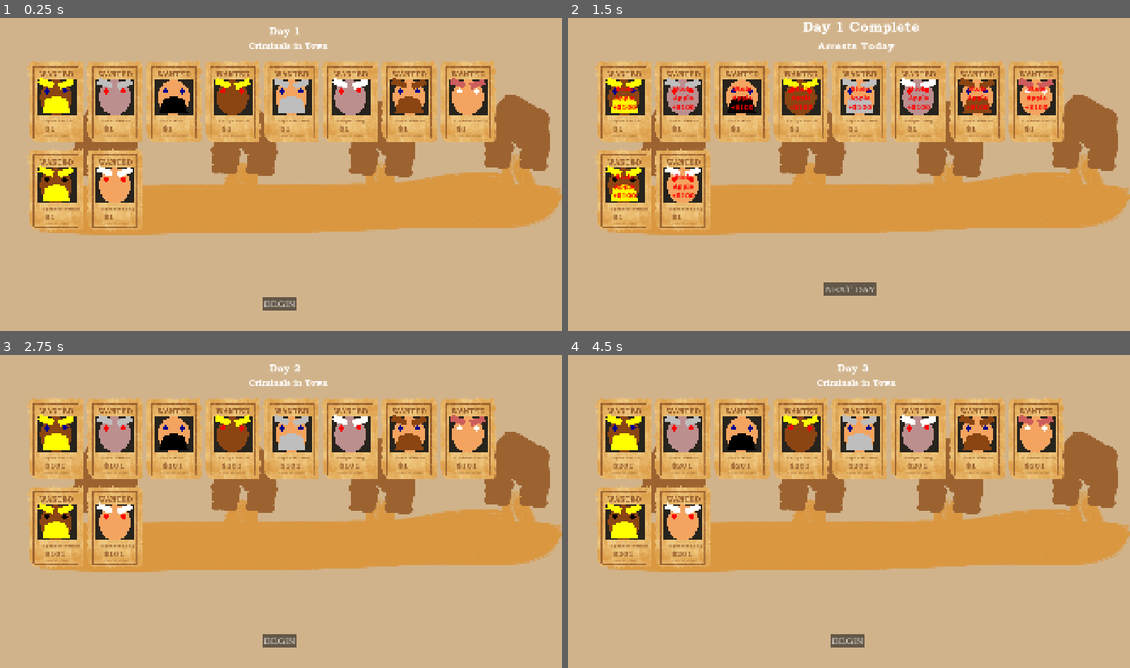
Above: before the commit, frames 1-4 (two rows, left to right).
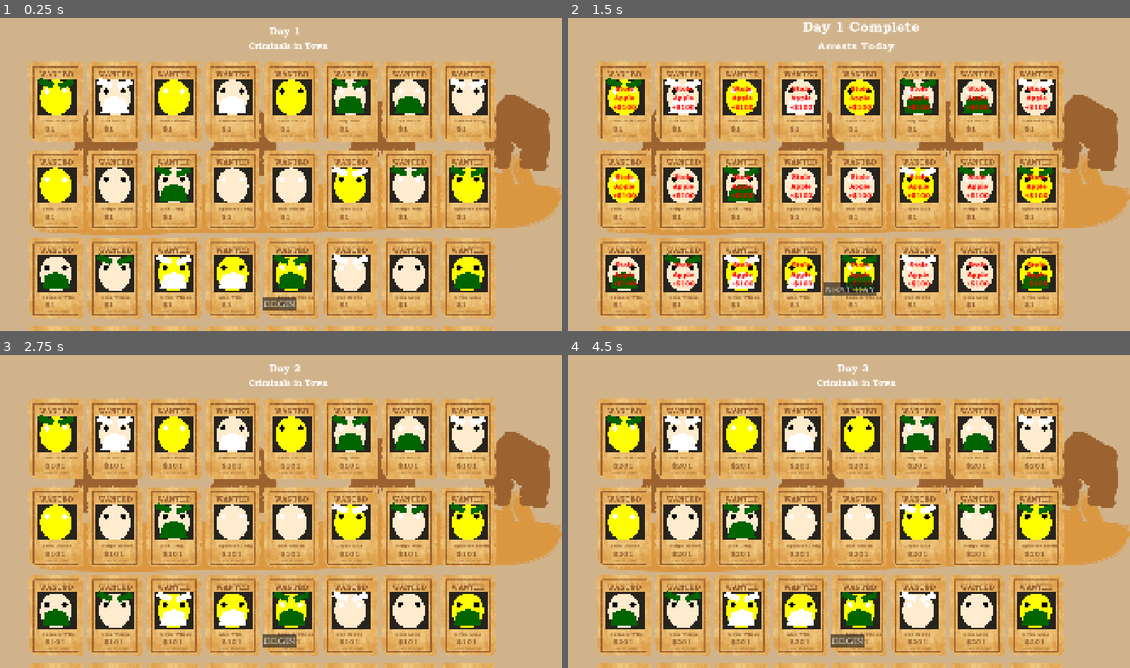
Above: after the commit, the same moments.

Repository: PeterMaidaRobot/Bounty-Game-Jam
Game: Godot game, scene res://main.tscn
Two runs of this game, one before a commit and one after it. Both use one fixed random seed, a clock stepped at 60 frames per second and the inputs below.
Inputs:
- Up to frame 1 (0.25 s): no input
- Up to frame 2 (1.5 s): click "BEGIN" at 0.5 s; click "End Day" at 1.25 s
- Up to frame 3 (2.75 s): click "NEXT DAY" at 2 s
- Up to frame 4 (4.5 s): click "BEGIN" at 2.75 s; click "End Day" at 3.5 s; click "NEXT DAY" at 4.25 s

The runs differ from the first frame. In frame 1, 39% of the frame differs, in the area x 4-89%, y 19-100%; in frame 2, 39%; in frame 3, 39%; in frame 4, 39%.

Commit message:
almost done making unique people... want to save this work though

Diff:
--- a/main.gd
+++ b/main.gd
@@ -37,8 +37,9 @@
 	$DayOverOverlay.hide()
 	$JailIconOverlay.hide()
 
+	Person.generate_person_index_options()
 	## Generate a lot of people!!!
-	for i in range(10):
+	for i in range(32):
 		var person : Person = Person.constructor(get_random_path())
 
 		# When this person is clicked, we need to register back to this game engine
@@ -50,6 +51,7 @@
 
 		people.append(person)
 
+	Person.feature_tree_root.print()
 	start_day()
 
 
--- a/person.gd
+++ b/person.gd
@@ -7,6 +7,7 @@
 @export var body_color : Color = Color.SADDLE_BROWN
 
 @export_group("Eyebrow")
+@export var has_eyebrows : bool = true
 @export var eyebrow_width : int = 17
 @export var eyebrow_height : int = 7
 @export var eyebrow_spacing : int = 10
@@ -21,6 +22,7 @@
 @export var eye_color : Color = Color.BLACK
 
 @export_group("Moustache")
+@export var has_moustache : bool = true
 @export var moustache_radius : int = 8
 @export var moustache_endpoint_ratio : float = 2
 @export var moustache_bridge_ratio : float = 1.5
@@ -45,8 +47,6 @@
 var bounty : int = 0 # if the bounty is zero, they aren't a criminal
 var caught : bool = false
 
-var has_eyebrows = true
-var has_moustache = true
 
 
 const my_scene : PackedScene = preload("res://person.tscn")
@@ -61,36 +61,36 @@
 
 const EYE_COLORS = [
 	Color.WHITE,
-	Color.RED,
-	Color.DARK_BLUE,
+	#Color.RED,
+	#Color.DARK_BLUE,
 	Color.BLACK
 ]
 
 const HEAD_COLORS = [
 	Color.YELLOW,
-	Color.ROSY_BROWN,
-	Color.SANDY_BROWN,
-	Color.SADDLE_BROWN,
+	#Color.ROSY_BROWN,
+	#Color.SANDY_BROWN,
+	#Color.SADDLE_BROWN,
 	Color.BLANCHED_ALMOND
 ]
 
 const HAIR_COLORS = [
 	Color.WHITE,
-	Color.GRAY,
-	Color.INDIAN_RED,
-	Color.YELLOW,
-	Color.SADDLE_BROWN,
-	Color.BLACK,
+	#Color.GRAY,
+	#Color.INDIAN_RED,
+	#Color.YELLOW,
+	#Color.SADDLE_BROWN,
+	#Color.BLACK,
 	Color.DARK_GREEN
 ]
 
 const BODY_COLORS = [
 	Color.WHITE,
-	Color.BLUE_VIOLET,
-	Color.DARK_BLUE,
-	Color.BLACK,
-	Color.AQUAMARINE,
-	Color.DARK_CYAN,
+	#Color.BLUE_VIOLET,
+	#Color.DARK_BLUE,
+	#Color.BLACK,
+	#Color.AQUAMARINE,
+	#Color.DARK_CYAN,
 	Color.LIGHT_GREEN
 ]
 
@@ -110,6 +110,48 @@
 var path : Array[Vector2]
 var path_node_idx : int = 0
 
+
+
+static var available_name_indices = [] #: Array[Dictionary[String, int]]
+const FIRST_NAME_IDX_KEY : String = "first_name_idx"
+const LAST_NAME_IDX_KEY : String = "last_name_idx"
+
+const HEAD_COLOR_KEY : String = "head_color"
+const EYE_COLOR_KEY : String = "eye_color"
+const HAIR_COLOR_KEY : String = "hair_color"
+const MOUSTACHE_TYPE_KEY : String = "moustache_type"
+const EYEBROW_TYPE_KEY : String = "eyebrow_type"
+
+static var feature_tree_root
+
+# Create a treenode structure to house the feature options
+enum TREE_NODE_TYPE { ROOT, COLOR, BOOL } # Todo might not be needed, might be replaced with the dictionary type keys
+enum MOUSTACHE_TYPE { NONE, THICK }
+enum EYEBROW_TYPE { NONE, THICK }
+class TreeNode:
+	var children : Array[TreeNode]
+	var weight : int = 1  # The weight will default to 1 unless otherwise overridden
+	var key : String
+	var value # this might be a color, moustache_type enum, or eyebrow_type enum dynamic type
+
+	func _init(key : String, value) -> void:
+		self.key = key
+		self.value = value
+
+	func get_children():
+		return children
+
+	#func select_child():
+		## if this entry is the bottom of the tree, it will remove itself as it gets removed?
+		#pass
+
+	func print(depth=0):
+		var s : String = ""
+		for i in range(depth):
+			s = s + "-"
+		print(s + key + " " + str(value) + " (weight " + str(weight) +") has:")
+		for child in children:
+			child.print(depth+1)
 
 
 
@@ -118,20 +160,172 @@
 	var person = my_scene.instantiate()
 	person.position = path_points[0]
 	person.target = path_points[1]
-	person.randomize_colors()
-	person.randomize_facial_hair()
+
+	person.generate_unique_person()
 	person.set_initial_features()
-	person.full_name = FIRST_NAME_OPTIONS.pick_random() + " " + LAST_NAME_OPTIONS.pick_random()
+
 	person.path = path_points
 	person.speed = MAX_SPEED * randf_range(0.5, 1)
 	return person
 
 
 
+
+static func _get_eyebrow_type_children():
+	var eyebrow_type_children : Array[TreeNode] = []
+	for eyebrow_type in EYEBROW_TYPE:
+		var new_eyebrow_node = TreeNode.new(EYEBROW_TYPE_KEY, eyebrow_type)
+		#  <---  no children to add here yet
+		eyebrow_type_children.append(new_eyebrow_node)
+	return eyebrow_type_children
+
+
+static func _get_moustache_type_children():
+	var moustache_type_children : Array[TreeNode] = []
+	for moustache_type in MOUSTACHE_TYPE:
+		var new_moustache_node = TreeNode.new(MOUSTACHE_TYPE_KEY, moustache_type)
+		new_moustache_node.children = _get_eyebrow_type_children()
+		moustache_type_children.append(new_moustache_node)
+	return moustache_type_children
+
+
+static func _get_hair_color_children():
+	var hair_color_children : Array[TreeNode] = []
+	for hair_color in HAIR_COLORS:
+		var new_hair_node = TreeNode.new(HAIR_COLOR_KEY, hair_color)
+		new_hair_node.children = _get_moustache_type_children()
+		hair_color_children.append(new_hair_node)
+	return hair_color_children
+
+
+static func _get_eye_color_children():
+	var eye_color_children : Array[TreeNode] = []
+	for eye_color in EYE_COLORS:
+		var new_eye_node = TreeNode.new(EYE_COLOR_KEY, eye_color)
+		new_eye_node.children = _get_hair_color_children()
+		eye_color_children.append(new_eye_node)
+	return eye_color_children
+
+
+static func _get_head_color_children():
+	var head_color_children : Array[TreeNode] = []
+	for head_color in HEAD_COLORS:
+		var new_head_node = TreeNode.new(HEAD_COLOR_KEY, head_color)
+		new_head_node.children = _get_eye_color_children()
+		head_color_children.append(new_head_node)
+	return head_color_children
+
+'''
+Generates the main tree that will have leaves removed as options become inaccessible
+'''
+static func generate_person_index_options():
+	# Generate the name options
+	for first_name_idx in range(len(FIRST_NAME_OPTIONS)):
+		for last_name_idx in range(len(LAST_NAME_OPTIONS)):
+			Person.available_name_indices.append({FIRST_NAME_IDX_KEY : first_name_idx,
+										   LAST_NAME_IDX_KEY : last_name_idx})
+
+	# Generate the feature options
+	feature_tree_root = TreeNode.new("root", null)
+	feature_tree_root.children = _get_head_color_children()
+	feature_tree_root.print()
+
+
+'''
+ROOT
+-> HEAD COLOR
+----> EYE COLOR
+-------> HAIR COLOR
+----------> MOUSTACHE TYPE
+--------------> EYEBROW TYPE
+'''
+
+
+'''
+Use the feature tree to generate an available option, and remove it from the tree
+'''
+static func get_random_feature_set(node): # (make a person)
+
+	# Find out what child to use via the weighting
+	# Weighted is {0->idx, 1->idx, ...}
+	var weighted = {}
+	var total = 0
+	for child_idx in range(len(node.children)):
+		var child = node.children[child_idx]
+		for i in range(child.weight):
+			weighted[total] = child_idx
+			total += 1
+
+	var rand_idx = randi_range(0, total - 1)
+	var child_idx = weighted[rand_idx]
+	var child = node.children[child_idx]
+
+	var feature_dict = {}
+	# recursively get the rest of this dictionary, child
+	if len(child.children) > 0:
+		feature_dict = get_random_feature_set(child)
+
+	# Delete the child if there's no leaves under it, but check after it's grandchild may have deleted some
+	if len(child.children) == 0:
+		node.children.remove_at(child_idx)
+
+	feature_dict[child.key] = child.value
+
+
+	return feature_dict
+
+
+
 func _ready():
-	set_initial_features()
+	set_initial_features() # set this here also for ones we make in the editor
 	# We draw the person once
 	queue_redraw()
+
+
+func generate_unique_person():
+
+	if len(available_name_indices) == 0:
+		print("ERROR: no more name options!")
+		full_name = "<null>"
+	else:
+		var available_name_idx = randi_range(0, len(available_name_indices) - 1)
+		var first_name : String = FIRST_NAME_OPTIONS[available_name_indices[available_name_idx][FIRST_NAME_IDX_KEY]]
+		var last_name : String = LAST_NAME_OPTIONS[available_name_indices[available_name_idx][LAST_NAME_IDX_KEY]]
+		full_name = first_name + " " + last_name
+		# remove this option from those available
+		available_name_indices.remove_at(available_name_idx)
+
+
+	var feature_set
+	if len(feature_tree_root.children) > 0:
+		feature_set = get_random_feature_set(feature_tree_root)
+		print(feature_set)
+		#feature_tree_root.print()
+	else:
+		print("ERROR: no other options for character generation!")
+		# Make a default feature set in this error case to not crash
+		feature_set = {
+			MOUSTACHE_TYPE_KEY : MOUSTACHE_TYPE.NONE,
+			EYEBROW_TYPE_KEY : EYEBROW_TYPE.NONE,
+			HEAD_COLOR_KEY : HEAD_COLORS[0],
+			HAIR_COLOR_KEY : HAIR_COLORS[0],
+			EYE_COLOR_KEY : EYE_COLORS[0]
+		}
+
+
+	has_moustache = MOUSTACHE_TYPE.get(feature_set[MOUSTACHE_TYPE_KEY]) != MOUSTACHE_TYPE.NONE
+	has_eyebrows = EYEBROW_TYPE.get(feature_set[EYEBROW_TYPE_KEY]) != EYEBROW_TYPE.NONE
+
+	head_color = feature_set[HEAD_COLOR_KEY]
+	eyebrow_color = feature_set[HAIR_COLOR_KEY]
+	moustache_color = feature_set[HAIR_COLOR_KEY]
+	eye_color = feature_set[EYE_COLOR_KEY]
+
+
+	# Body clothes color can overlap, we only care about the face for uniqueness
+	body_color_idx = randi_range(0, len(BODY_COLORS) - 1)
+	body_color = BODY_COLORS[body_color_idx]
+
 
 
 func restart_path():
@@ -234,7 +428,7 @@
 
 
 func _process(delta : float):
-	queue_redraw()
+	queue_redraw() # I only use this for debug, this doesn't need to be here
 
 func update_movement(delta : float) -> bool:
 	var delete_me : bool = false
@@ -255,29 +449,6 @@
 
 
 
-func randomize_colors():
-	head_color_idx = randi_range(0, len(HEAD_COLORS) - 1)
-	head_color = HEAD_COLORS[head_color_idx]
-
-	hair_color_idx = randi_range(0, len(HAIR_COLORS) - 1)
-	eyebrow_color = HAIR_COLORS[hair_color_idx]
-	moustache_color = HAIR_COLORS[hair_color_idx]
-
-	body_color_idx = randi_range(0, len(BODY_COLORS) - 1)
-	body_color = BODY_COLORS[body_color_idx]
-
-	eyes_color_idx = randi_range(0, len(EYE_COLORS) - 1)
-	eye_color = EYE_COLORS[eyes_color_idx]
-
-
-func randomize_facial_hair():
-	if randf() < 0.4:
-		has_moustache = false
-	if randf() < 0.1:
-		has_eyebrows = false
-
-
-
 func _on_area_2d_input_event(viewport: Node, event: InputEvent, shape_idx: int) -> void:
 	if Input.is_action_just_pressed("click") and not caught:
 		caught = true
